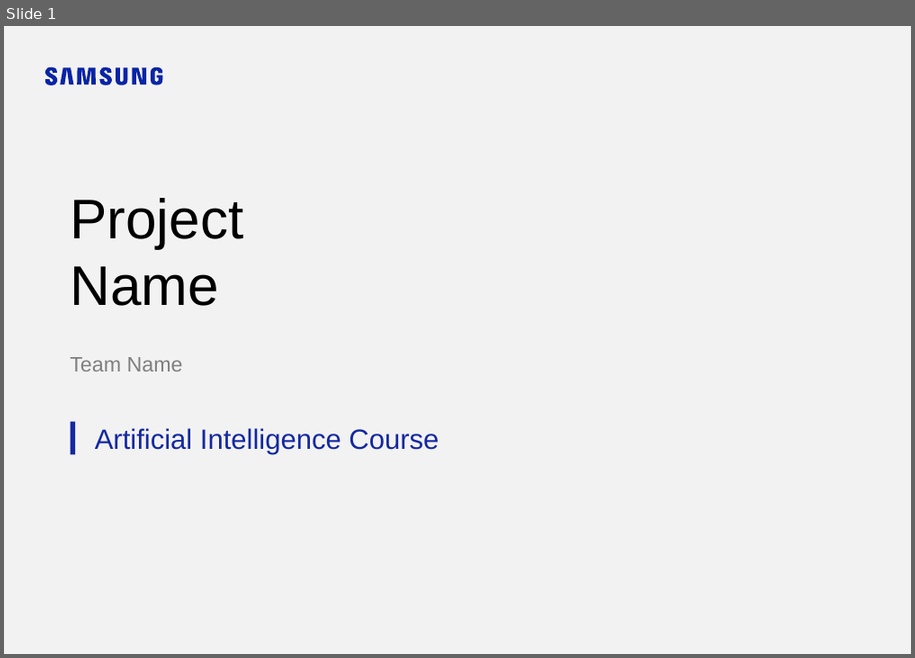
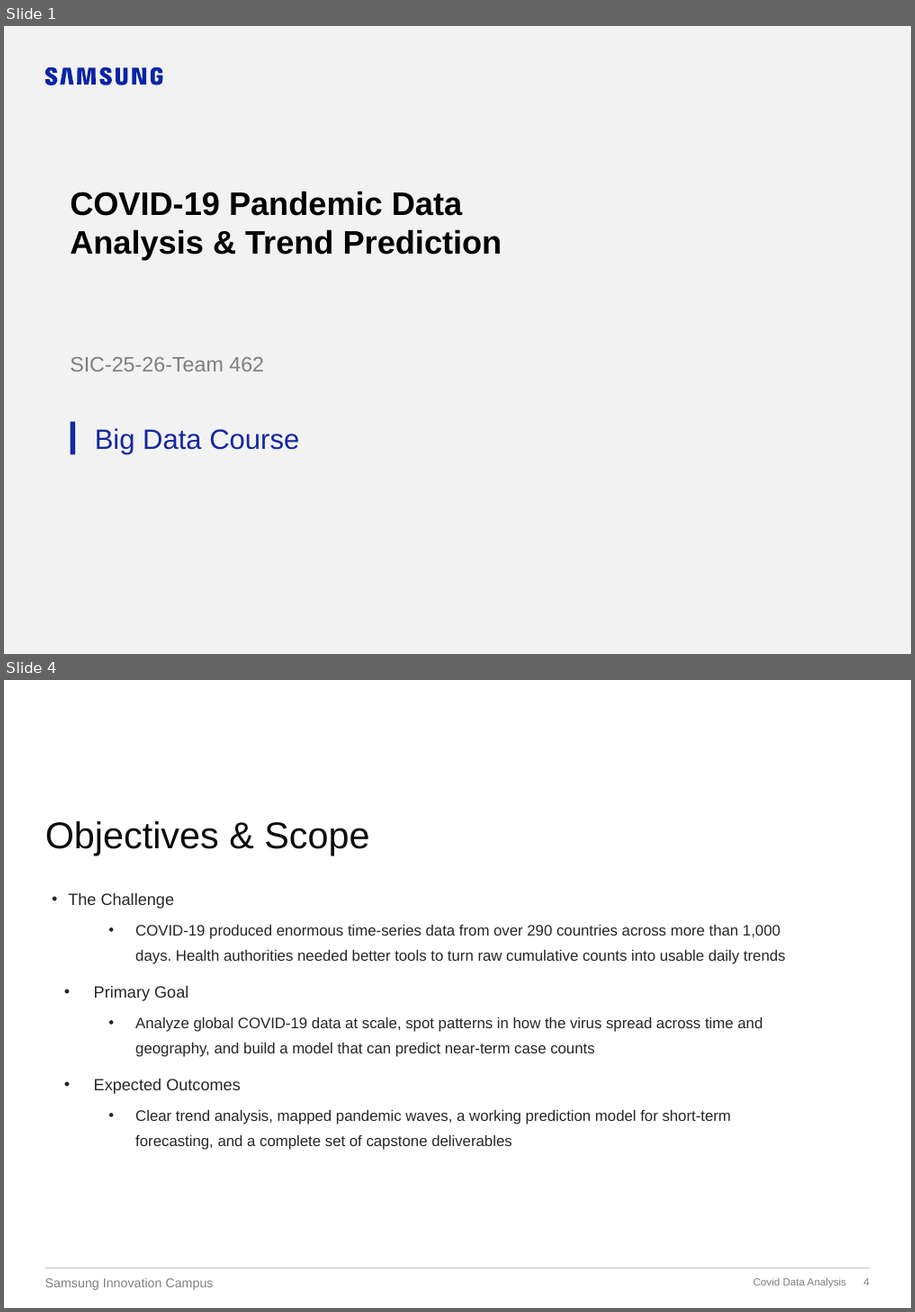
Before and after one commit to prabh9050/SIC-25-26-TEAM462, a slide deck: submission_template/4 Project Presentation.pptx. Shown one above the other, each under a label of ours: slide 1 before the commit, slides 1 and 4 after it; the slides between them are not shown. The pictures are 915x658 and 915x1312 pixels, drawn with LibreOffice and Linux fonts; fonts in the diff are those of the drawing; background and template pictures are left out. Boxes give left, top, right and bottom in pixels: in the first picture for what was removed or moved away, otherwise in the second. Text is boxed around its words. In the diff, an @@ line names an element or a change of style, - is before the commit and + after.

```diff
--- a/submission_template/4 Project Presentation.pptx
+++ b/submission_template/4 Project Presentation.pptx
@@ slide 4 added at [4,680,911,1308], background picture (left out) @@
@@ text added at [45,821,219,856], 18 pt, text #FFFFFF @@
+1.1 Problem Statement & Objectives
@@ title added at [264,822,369,856], 32 pt, text #0C0C0C @@
+Objectives & Scope
@@ text added at [68,893,786,1150], 13 pt, text #262626 @@
+• The Challenge
+  • COVID-19 produced enormous time-series data from over 290 countries across more than 1,000 days. Health authorities needed better tools to turn raw cumulative counts into usable daily trends
+• Primary Goal
+  • Analyze global COVID-19 data at scale, spot patterns in how the virus spread across time and geography, and build a model that can predict near-term case counts
+• Expected Outcomes
+  • Clear trend analysis, mapped pandemic waves, a working prediction model for short-term forecasting, and a complete set of capstone deliverables
@@ line added from (45, 1269) to (869, 1269), #BFBFBF 0.75 pt @@
@@ text added at [45,1278,214,1290], 11 pt, text #7F7F7F @@
+Samsung Innovation Campus
@@ text added at [754,1278,846,1288], 9 pt, text #7F7F7F @@
+Covid Data Analysis
@@ page number added at [864,1278,869,1286], 9 pt, text #7F7F7F @@
+4
@@ slide 1 changed as well @@
@@ title at [70,191,503,260]: text changed; size 48 to 28 pt; bold on @@
-Project
-Name
+COVID-19 Pandemic Data Analysis & Trend Prediction
@@ text at [70,357,264,372]: text changed @@
-Team Name
+SIC-25-26-Team 462
@@ text at [95,428,299,455]: text changed @@
-Artificial Intelligence Course
+Big Data Course
```
Also in this commit, not shown: 1 other slide changed, 16 other slides added, 2 slides removed, 3 other files.
